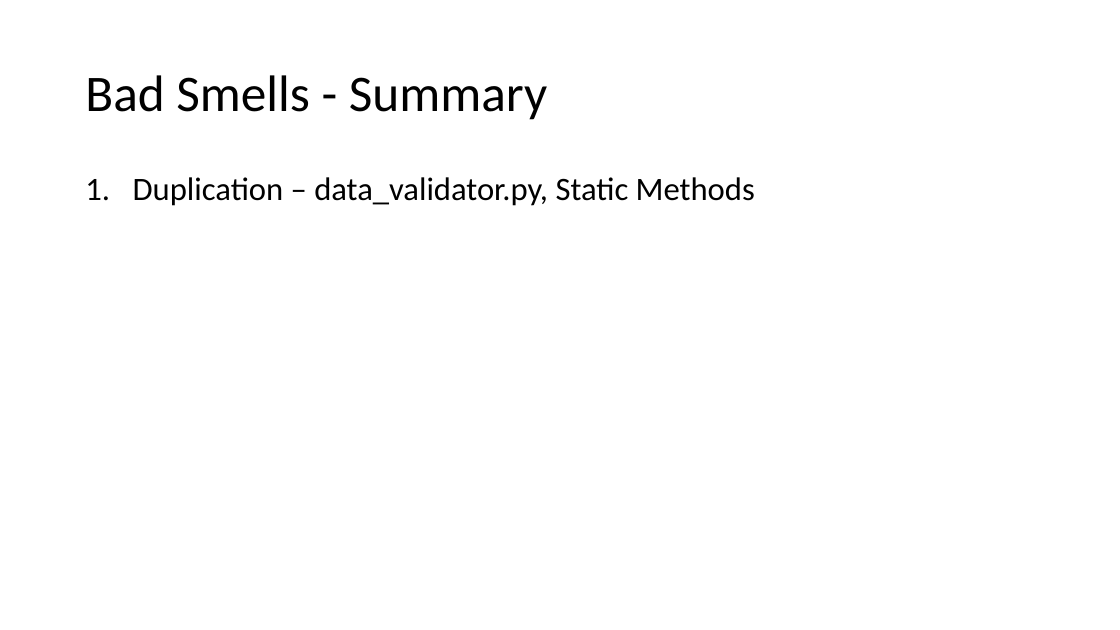
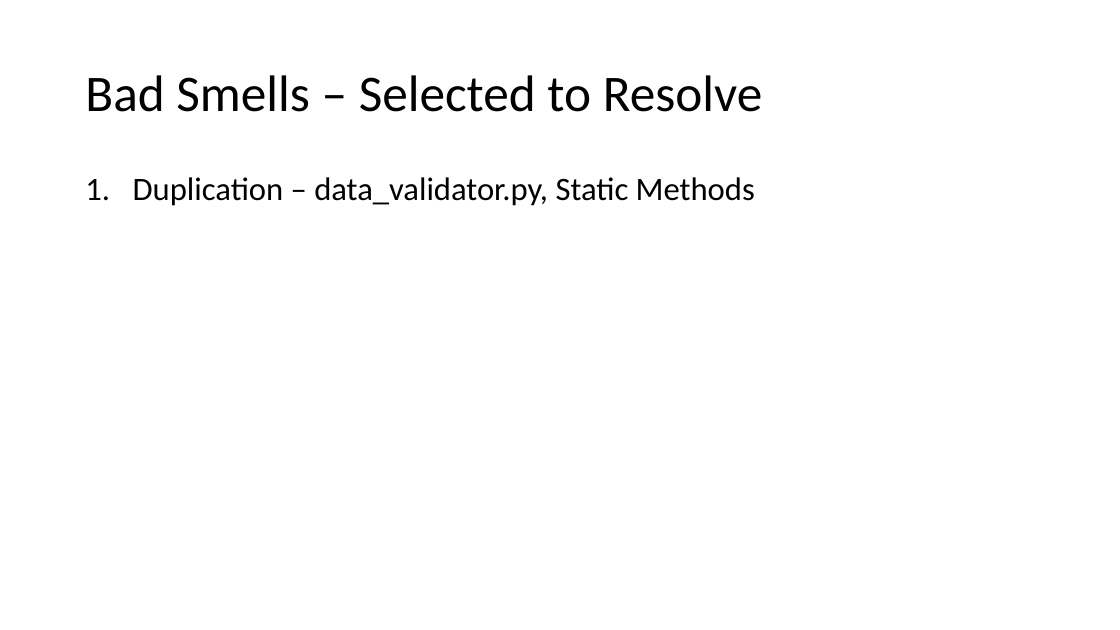
Before and after one commit to steven-snelling/PR301-Assignment_2, a slide deck: slide 6 of bad_smells.pptx (slide 3 before the commit). Drawn at 1120x630 pixels with LibreOffice and Linux fonts; fonts in the diff are those of the drawing. Boxes give left, top, right and bottom in pixels: in the first picture for what was removed or moved away, otherwise in the second. Text is boxed around its words. In the diff, an @@ line names an element or a change of style, - is before the commit and + after.

```diff
--- a/bad_smells.pptx
+++ b/bad_smells.pptx
@@ title at bbox=[85, 75, 763, 112]: text changed @@
-Bad Smells - Summary
+Bad Smells – Selected to Resolve
```
Also in this commit, not shown: 2 other slides changed, 6 slides added, 1 other file.
